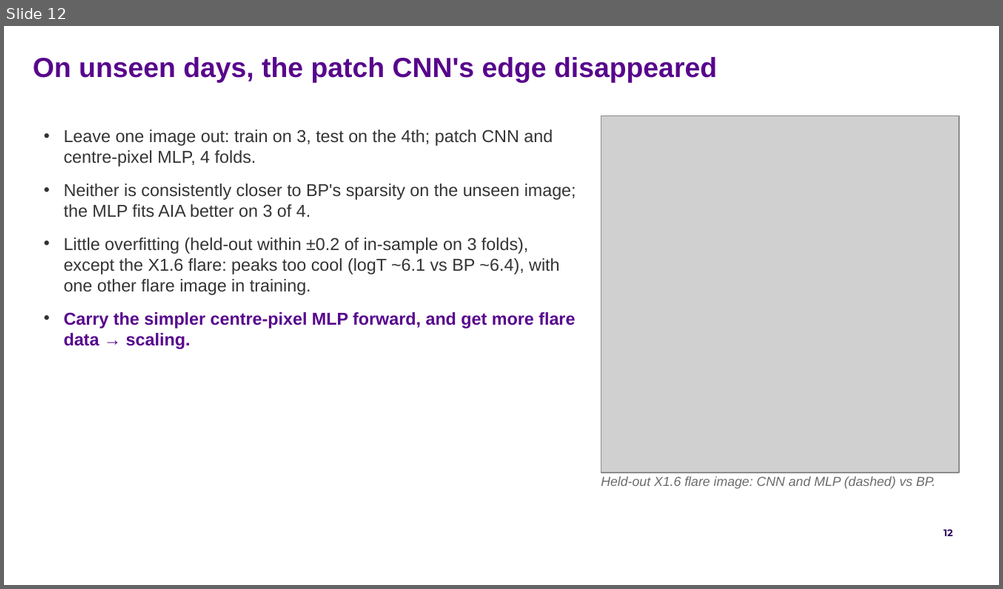
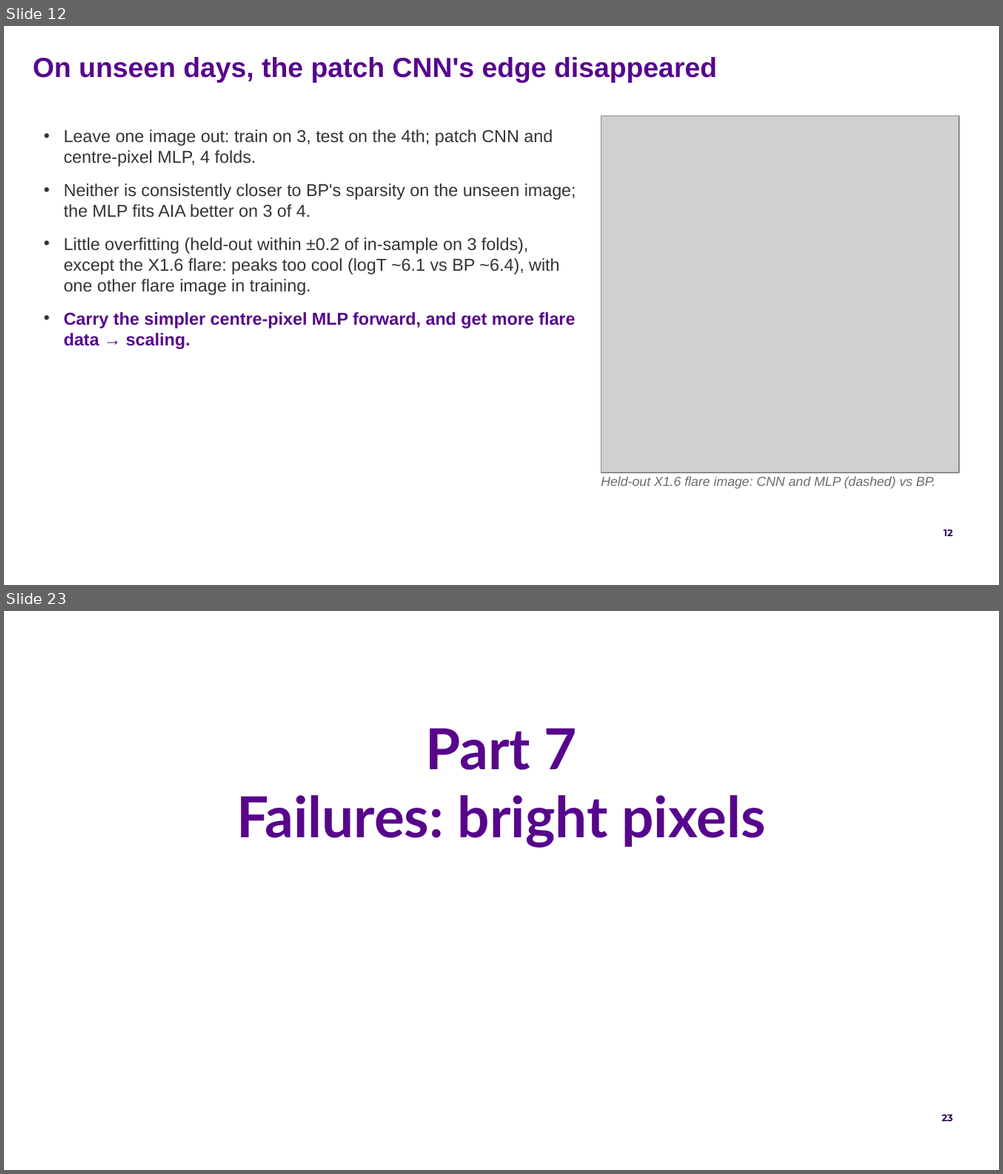
Before and after one commit to FruitPnchSamuraiG/solar-dem-inversion, a slide deck: slides/DEM_deck_v2.pptx. Shown one above the other, each under a label of ours: slide 12 before the commit, slides 12 and 23 after it; the slides between them are not shown. The pictures are 1003x589 and 1003x1174 pixels, drawn with LibreOffice and Linux fonts; fonts in the diff are those of the drawing; grey boxes stand for pictures; background and template pictures are left out. Boxes give left, top, right and bottom in pixels: in the first picture for what was removed or moved away, otherwise in the second. Text is boxed around its words. In the diff, an @@ line names an element or a change of style, - is before the commit and + after.

```diff
--- a/slides/DEM_deck_v2.pptx
+++ b/slides/DEM_deck_v2.pptx
@@ slide 23 added at [4, 611, 999, 1170], background picture (left out); not listed: 1 template element that a slide beside it also shows @@
@@ title added at [236, 728, 765, 848], 41 pt, text #57068C, bold @@
+Part 7
+Failures: bright pixels
```
Also in this commit, not shown: 1 slide changed, 18 other slides added, 3 other files.
